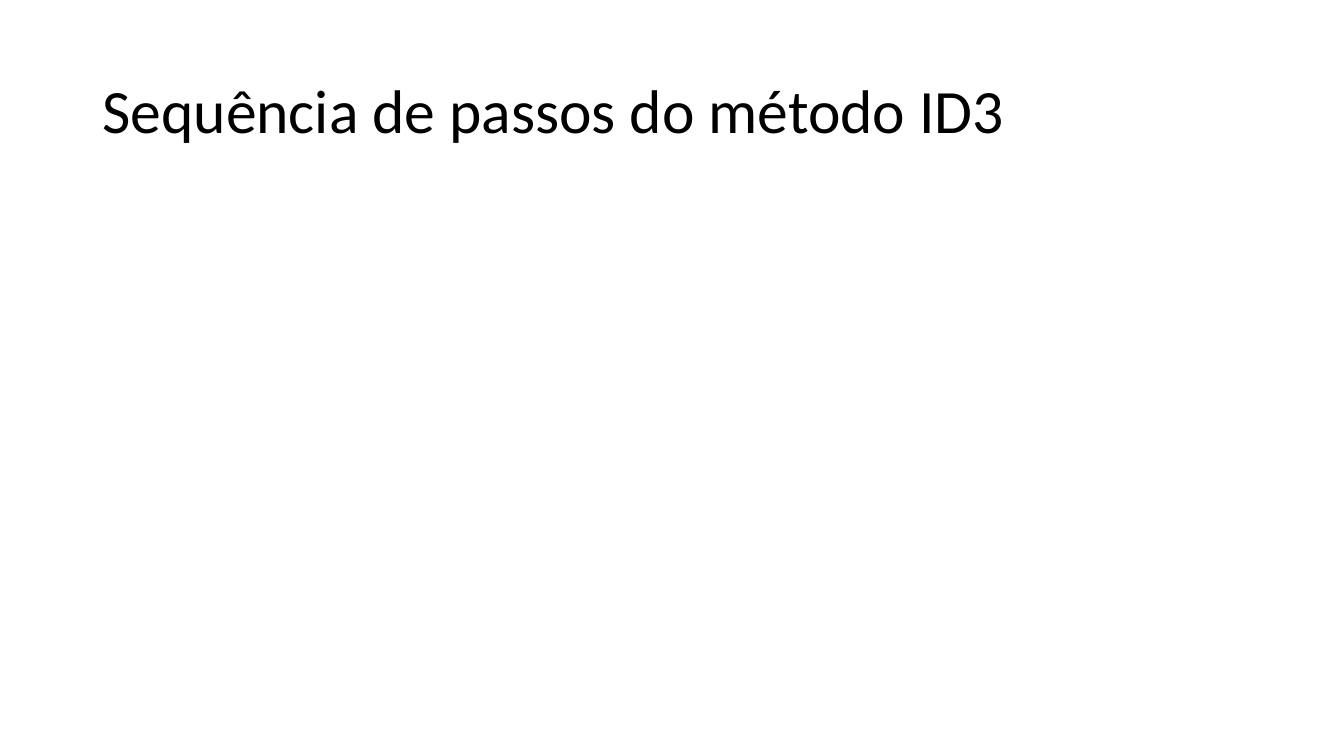
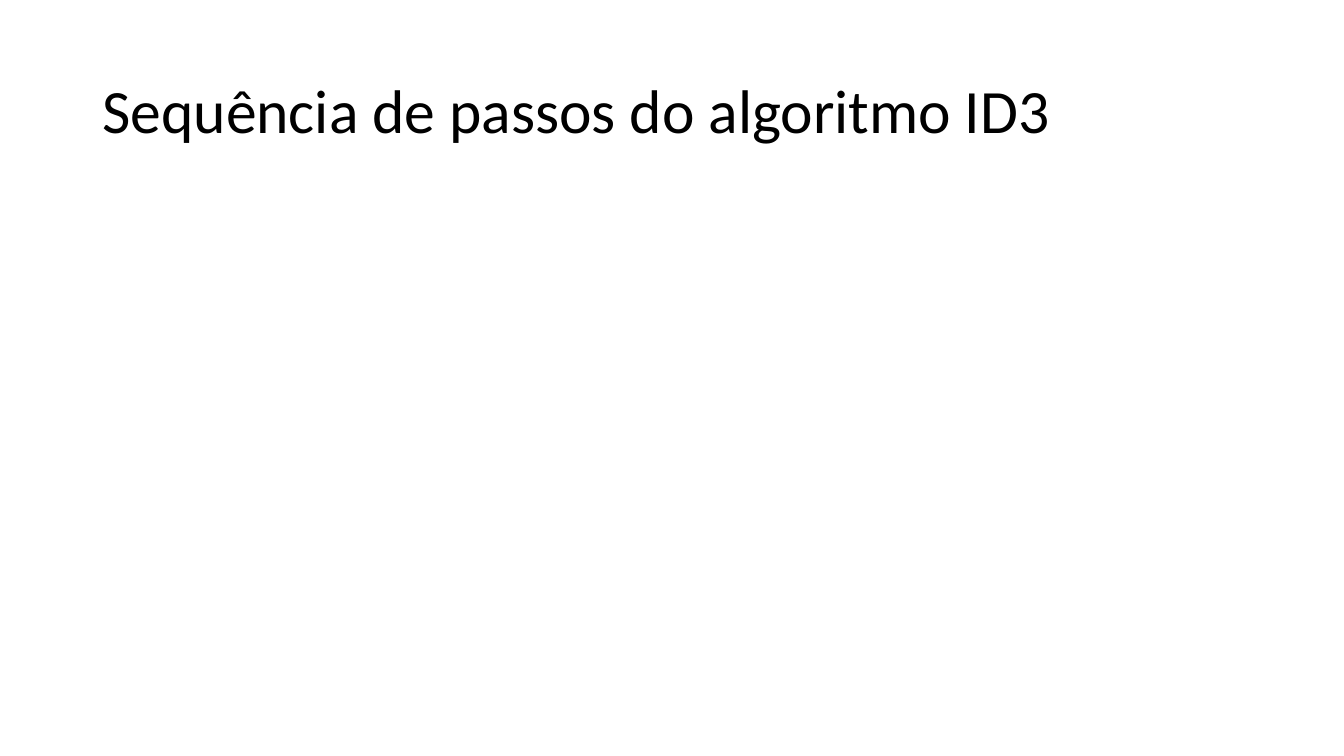
Before and after one commit to zz4fap/c24_inteligencia_artificial, a slide deck: slide 29 of slides/C24_Árvores_de_decisão.pptx (slide 38 before the commit). Drawn at 1344x756 pixels with LibreOffice and Linux fonts; fonts in the diff are those of the drawing; grey boxes stand for pictures. Boxes give left, top, right and bottom in pixels: in the first picture for what was removed or moved away, otherwise in the second. Text is boxed around its words. In the diff, an @@ line names an element or a change of style, - is before the commit and + after.

```diff
--- a/slides/C24_Árvores_de_decisão.pptx
+++ b/slides/C24_Árvores_de_decisão.pptx
@@ title at <box>102,90,1050,144</box>: text changed @@
-Sequência de passos do método ID3
+Sequência de passos do algoritmo ID3
```
Also in this commit, not shown: 15 other slides changed, 2 slides added, 11 slides removed.
